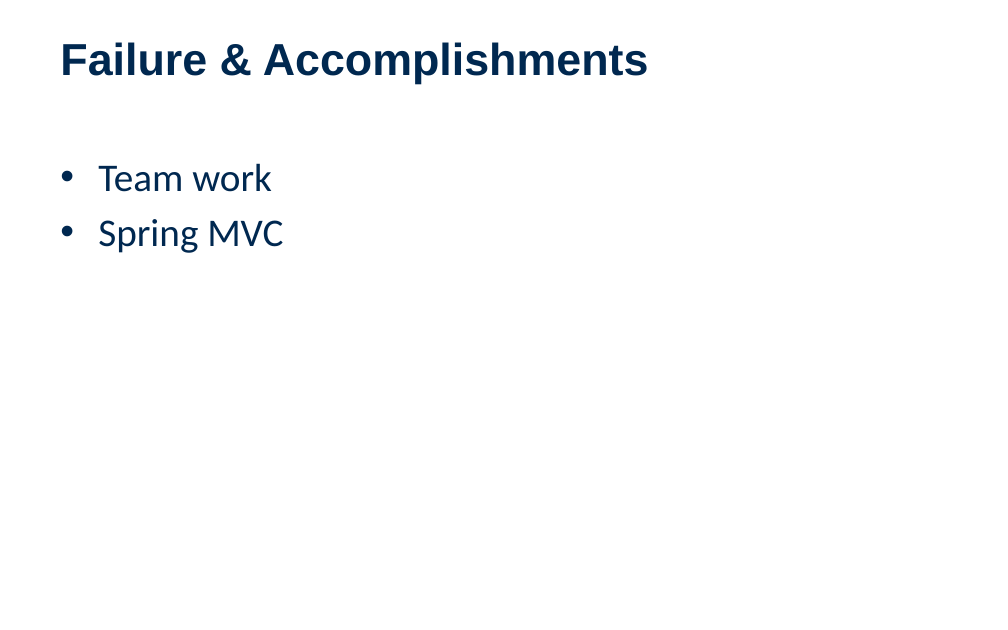
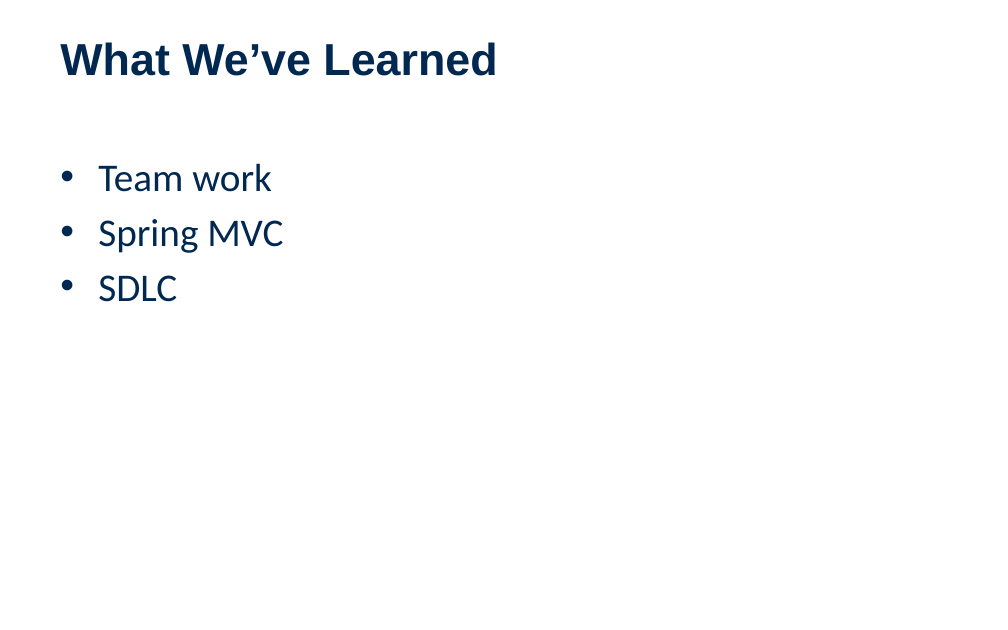
Before and after one commit to SV-ZeroOne/TwoFace, a slide deck: slide 6 of Presentation/Entelect Software PowerPoint Template.pptx (slide 5 before the commit). Drawn at 1008x630 pixels with LibreOffice and Linux fonts; fonts in the diff are those of the drawing; background and template pictures are left out. Boxes give left, top, right and bottom in pixels: in the first picture for what was removed or moved away, otherwise in the second. Text is boxed around its words. In the diff, an @@ line names an element or a change of style, - is before the commit and + after.

Commit message:
Added Presentation

```diff
--- a/Presentation/Entelect Software PowerPoint Template.pptx
+++ b/Presentation/Entelect Software PowerPoint Template.pptx
@@ title at [60,42,497,76]: text changed @@
-Failure & Accomplishments
+What We’ve Learned
@@ text at [98,275,177,302]: paragraph added @@
+• SDLC
```
Also in this commit, not shown: 1 slide added.
